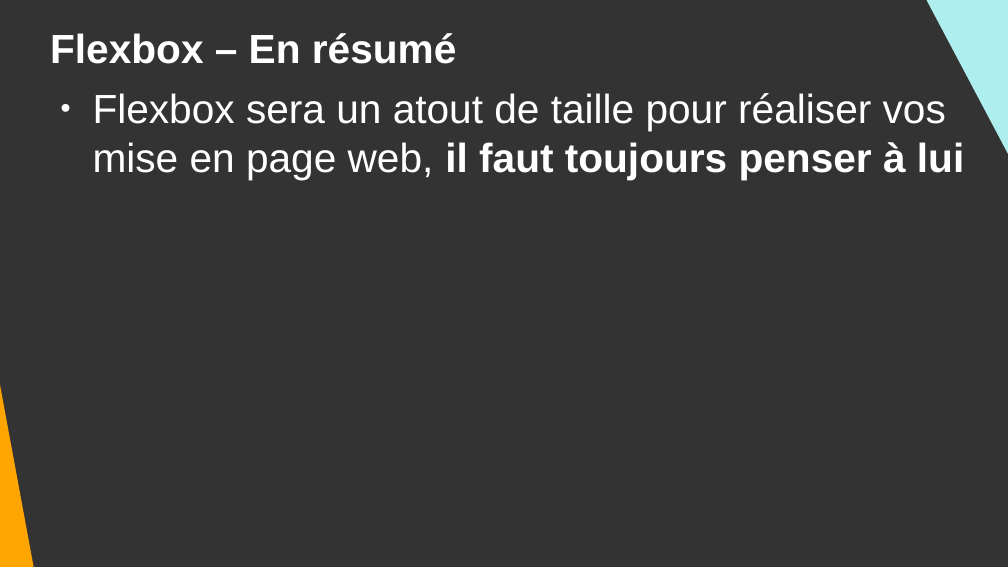
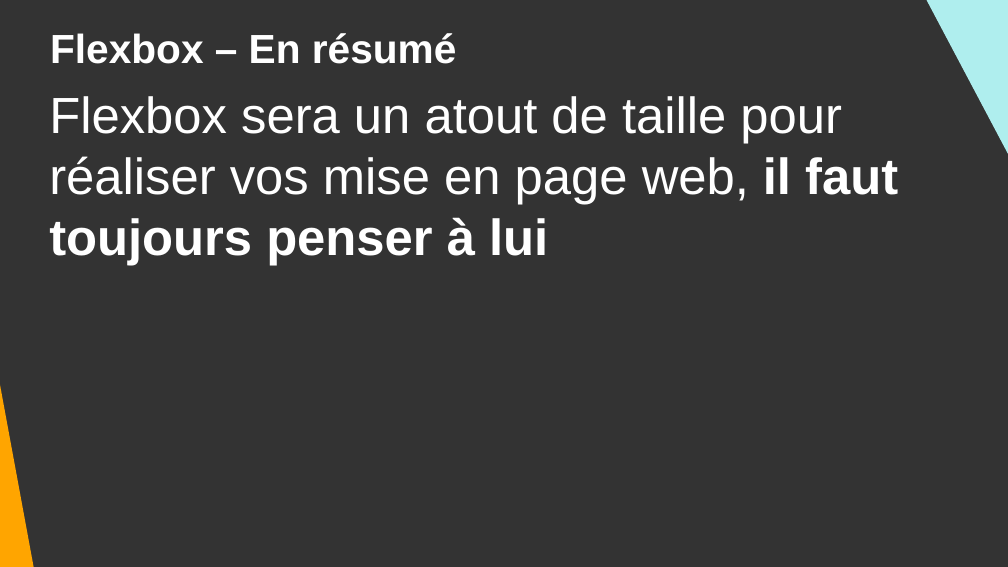
Before and after one commit to DanYellow/cours, a slide deck: slide 24 of integration-web-s1/travaux-pratiques/numero-8/presentation.odp. Drawn at 1008x567 pixels with LibreOffice and Linux fonts; fonts in the diff are those of the drawing. Boxes give left, top, right and bottom in pixels: in the first picture for what was removed or moved away, otherwise in the second. Text is boxed around its words. In the diff, an @@ line names an element or a change of style, - is before the commit and + after.

```diff
--- a/integration-web-s1/travaux-pratiques/numero-8/presentation.odp
+++ b/integration-web-s1/travaux-pratiques/numero-8/presentation.odp
@@ text "Flexbox sera un atout de ..." at <box>49,96,898,265</box>: size 32 to 40 pt; bullet ● to none @@
```
Also in this commit, not shown: 15 other slides changed, 3 other files.
